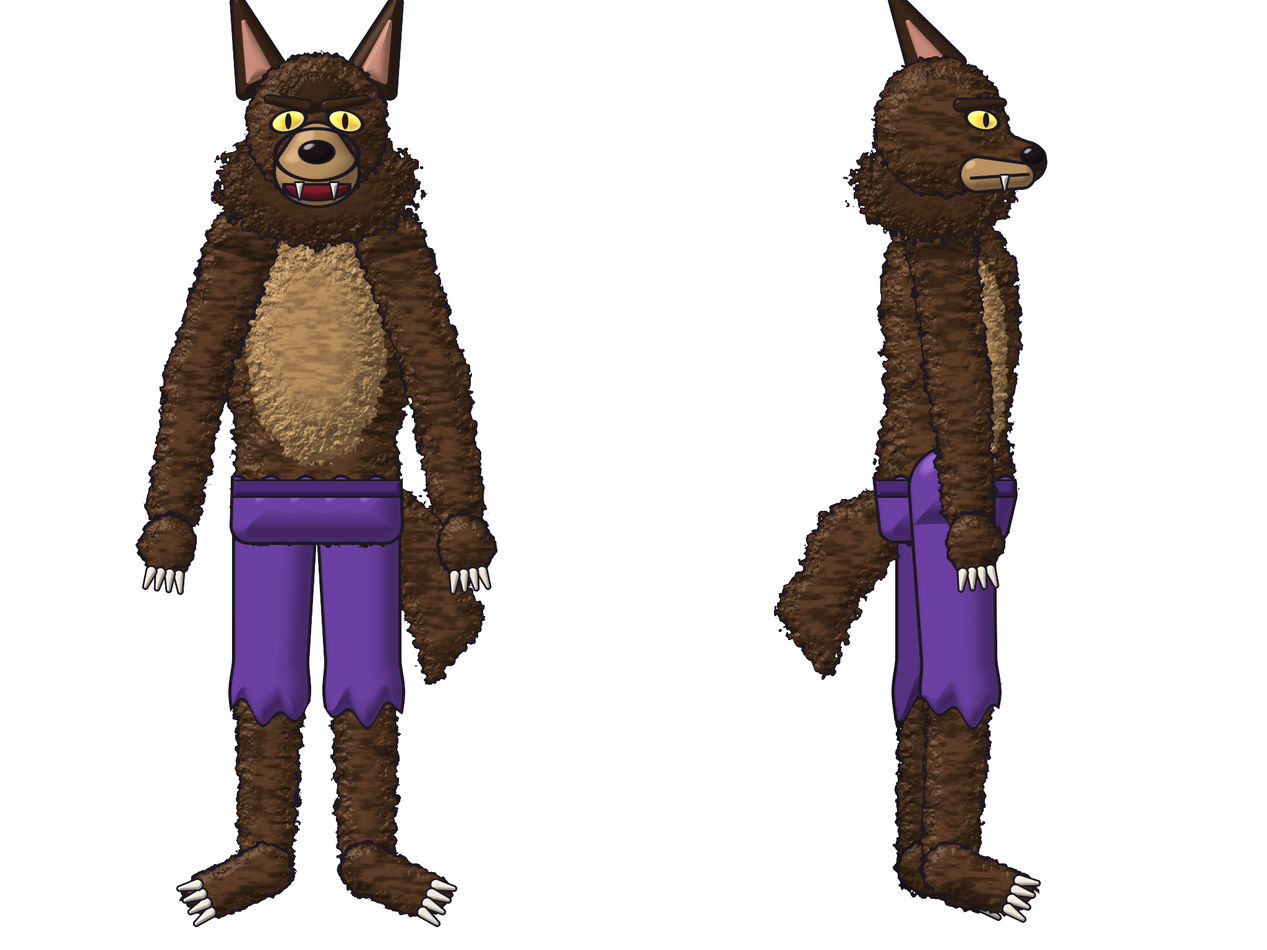
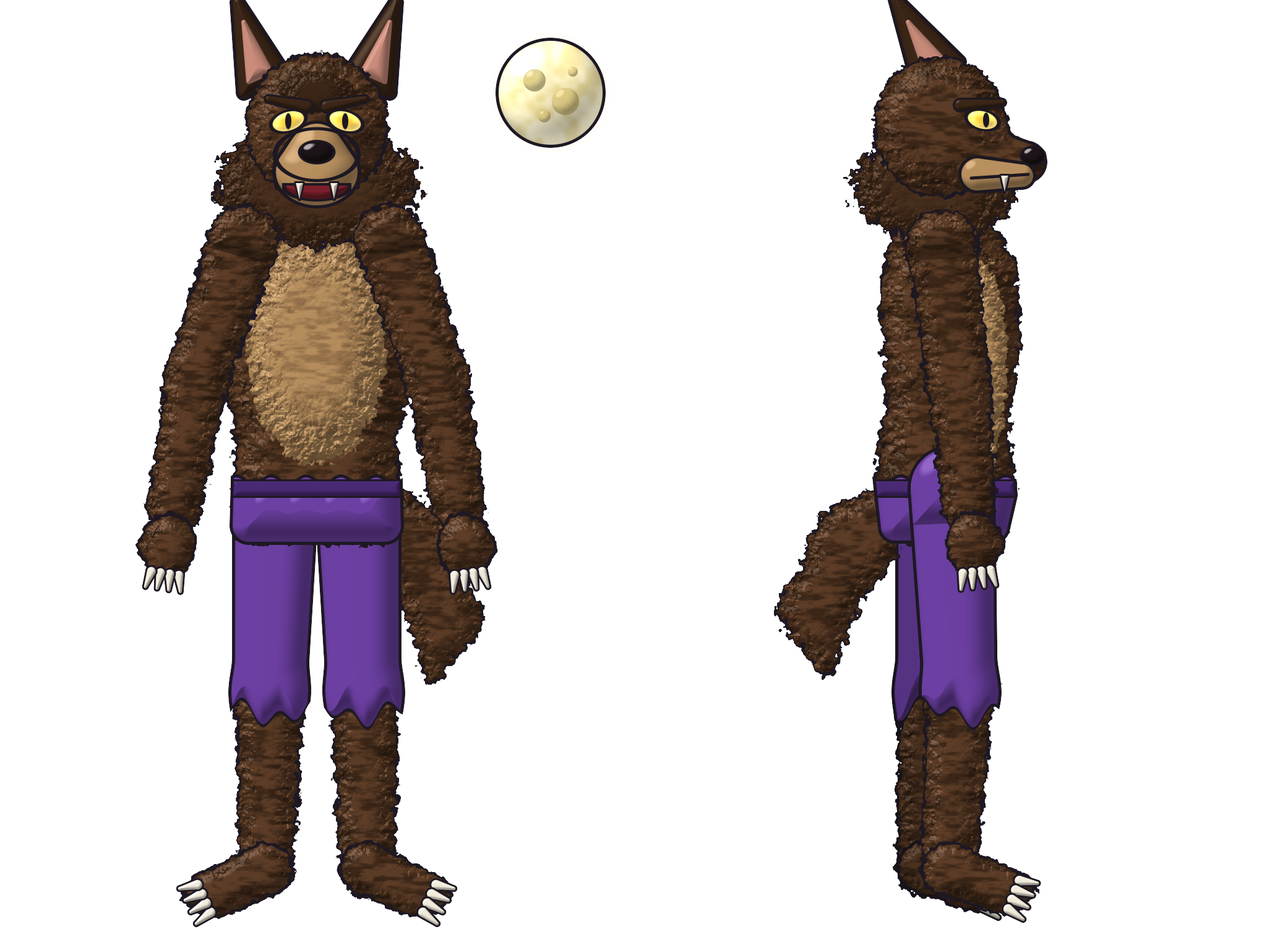
Before/after of a 1267 x 950 layered artwork. What changed in the layer stack:
moved "arm_near" above "head" over [905, 205, 981, 246]
added layer "ball" above "arm_r" over [489, 32, 612, 154]
moved "head" (2nd of 2) above "torso" over [223, 200, 412, 247]
